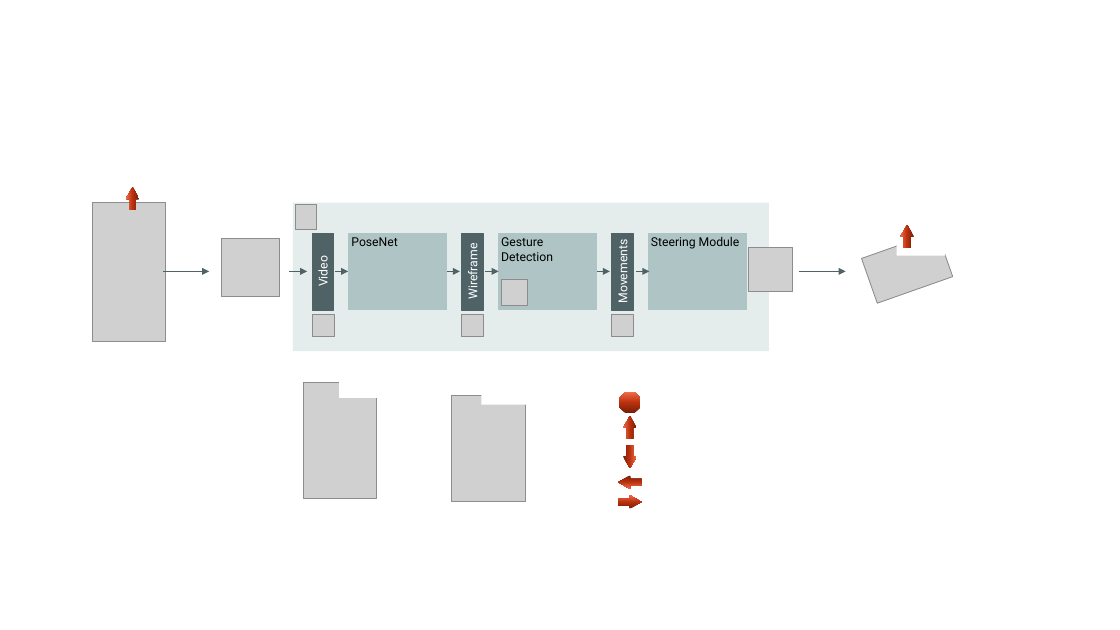
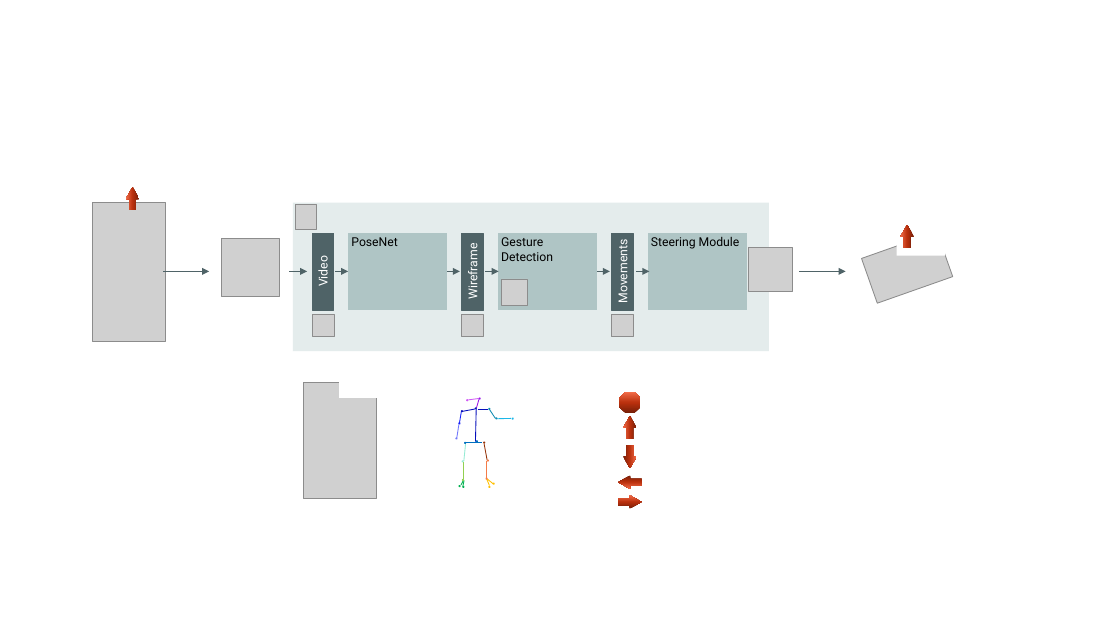
Before and after one commit to chriswegmann/drone_steering, a slide deck: slide 2 of flying_drones_with_gestures.pptx. Drawn at 1120x630 pixels with LibreOffice and Linux fonts; fonts in the diff are those of the drawing; grey boxes stand for pictures; background and template pictures are left out. Boxes give left, top, right and bottom in pixels: in the first picture for what was removed or moved away, otherwise in the second. Text is boxed around its words. In the diff, an @@ line names an element or a change of style, - is before the commit and + after.

```diff
--- a/flying_drones_with_gestures.pptx
+++ b/flying_drones_with_gestures.pptx
@@ picture removed at (451, 396, 525, 502) @@
@@ group added at (456, 398, 513, 487): 20 ellipses, 18 lines @@
```
Also in this commit, not shown: 1 other slide changed, 8 other files.
